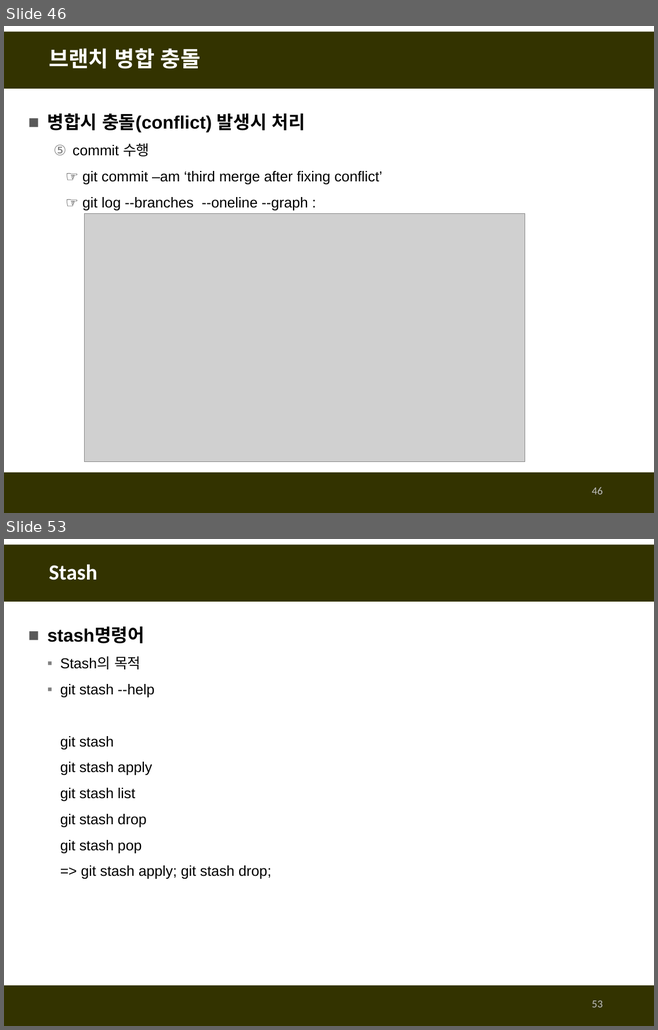
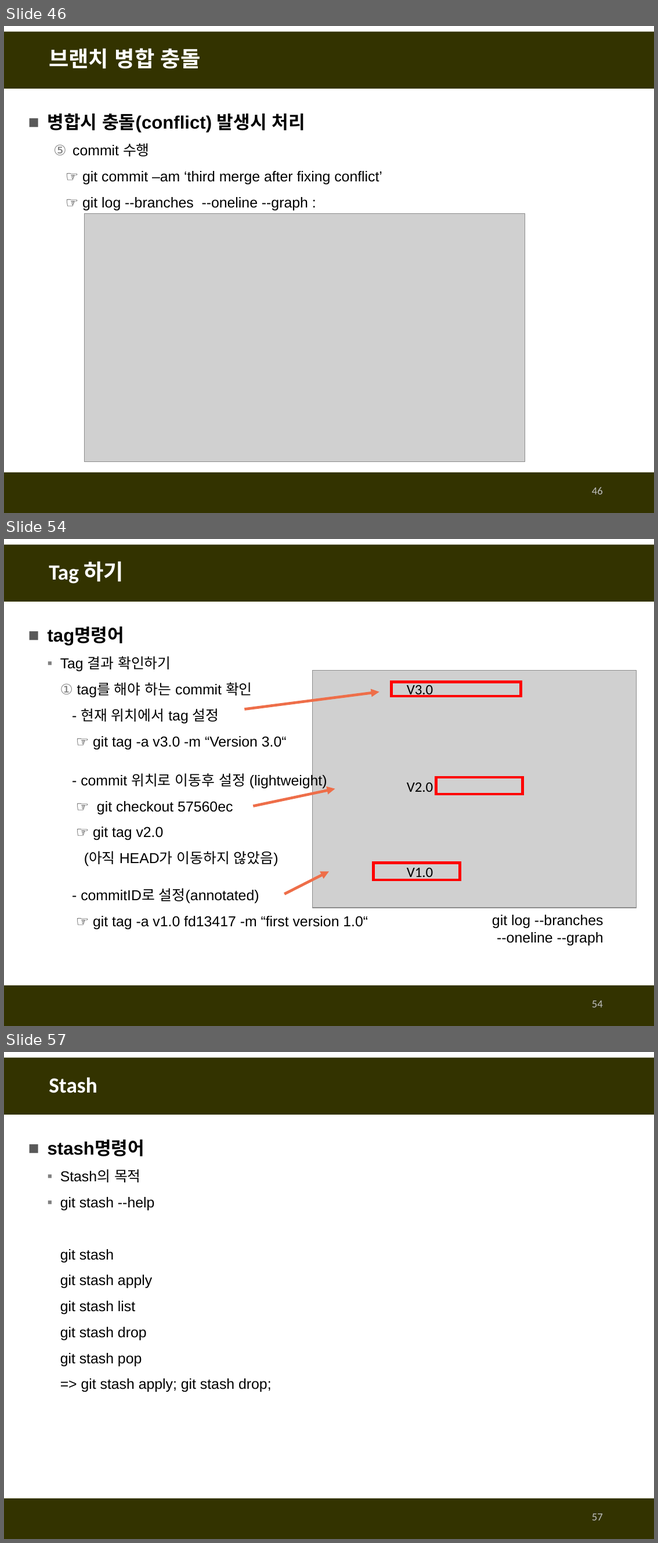
Before and after one commit to fasthill/github-lecture, a slide deck: git및github첫걸음.pptx. Shown one above the other, each under a label of ours: slides 46 and 53 before the commit, slides 46, 54 and 57 after it; the slides between them are not shown. The pictures are 658x1030 and 658x1543 pixels, drawn with LibreOffice and Linux fonts; fonts in the diff are those of the drawing; grey boxes stand for pictures. Boxes give left, top, right and bottom in pixels: in the first picture for what was removed or moved away, otherwise in the second. Text is boxed around its words. In the diff, an @@ line names an element or a change of style, - is before the commit and + after.

```diff
--- a/git및github첫걸음.pptx
+++ b/git및github첫걸음.pptx
@@ slide 54 added at box(4, 539, 654, 1026), background #FFFFFF; not listed: 2 template elements that a slide beside it also shows @@
@@ title added at box(49, 561, 124, 584), 24 pt, text #FFFFFF, bold @@
+Tag 하기
@@ text added at box(48, 628, 368, 929), 16 pt, text #000000 @@
+■ tag명령어
+  ▪ Tag 결과 확인하기
+  1. tag를 해야 하는 commit 확인
+  - 현재 위치에서 tag 설정
+  ☞ git tag -a v3.0 -m “Version 3.0“
+  - commit 위치로 이동후 설정 (lightweight)
+  ☞ git checkout 57560ec
+  ☞ git tag v2.0
+  (아직 HEAD가 이동하지 않았음)
+  - commitID로 설정(annotated)
+  ☞ git tag -a v1.0 fd13417 -m “first version 1.0“
@@ picture added at box(313, 670, 636, 908) @@
@@ arrow added from (244, 709) to (379, 692), #EE6E4A 3 pt @@
@@ rectangle added at box(391, 682, 520, 696), outline #FF0000 3 pt @@
@@ text added at box(407, 683, 433, 697), 16 pt, text #000000 @@
+V3.0
@@ rectangle added at box(436, 777, 523, 794), outline #FF0000 3 pt @@
@@ arrow added from (253, 806) to (335, 789), #EE6E4A 3 pt @@
@@ text added at box(407, 783, 433, 792), 16 pt, text #000000 @@
+V2.0
@@ rectangle added at box(373, 863, 460, 880), outline #FF0000 3 pt @@
@@ text added at box(407, 868, 433, 880), 16 pt, text #000000 @@
+V1.0
@@ arrow added from (284, 895) to (329, 871), #EE6E4A 3 pt @@
@@ text added at box(492, 915, 603, 946), 16 pt, text #000000 @@
+  git log --branches
+  --oneline --graph
@@ page number added at box(592, 1001, 603, 1008), 12 pt, text #BFBFBF @@
+54
@@ what was slide 53 is now slide 57 @@
@@ page number at box(592, 1514, 603, 1521): text changed @@
-53
+57
```
Also in this commit, not shown: 6 slides changed, 3 other slides added.
